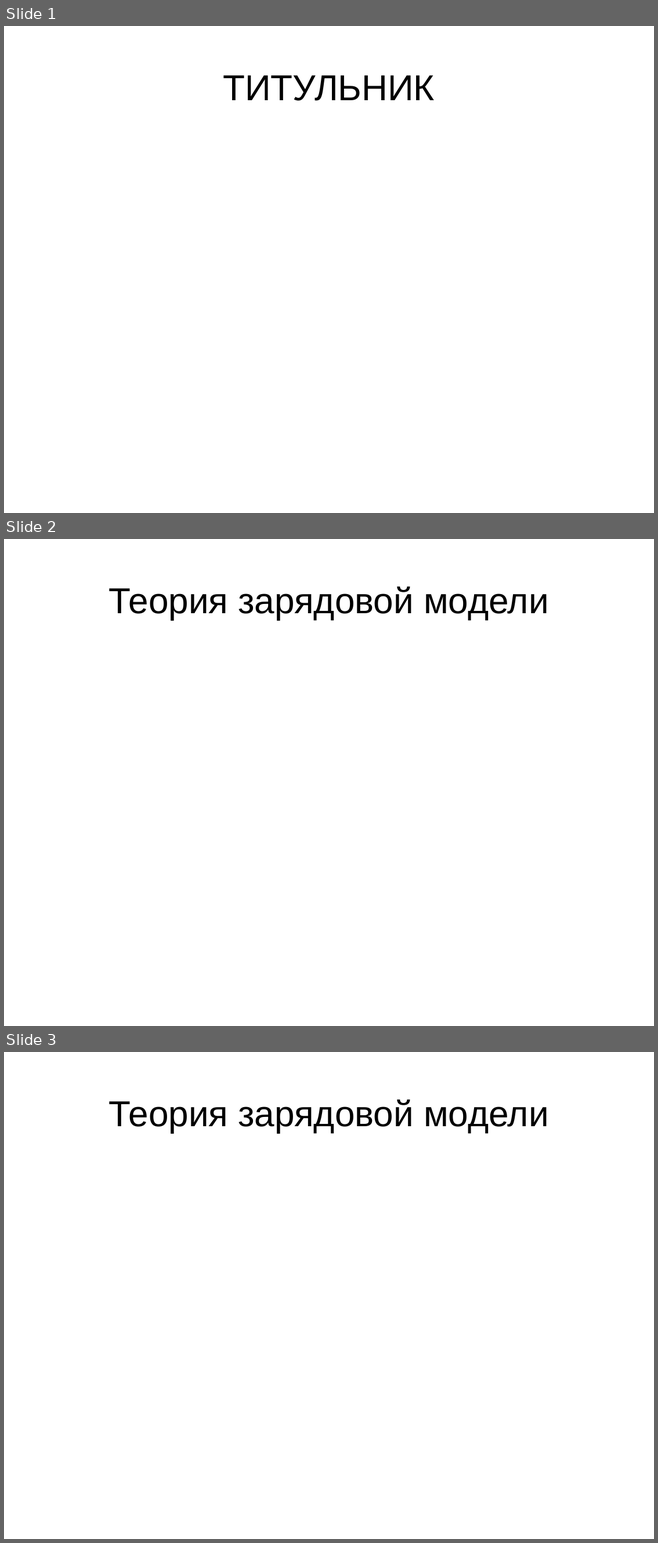
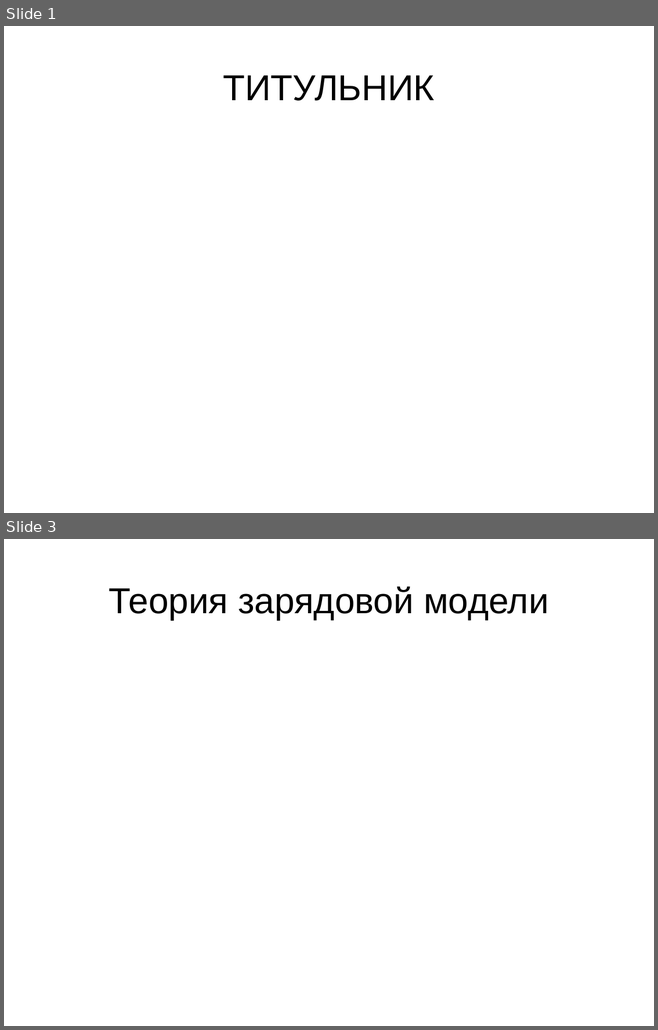
Before and after one commit to demanxd/Disser, a slide deck: Presentaition.odp. Shown one above the other, each under a label of ours: slides 1, 2 and 3 before the commit, slides 1 and 3 after it; the slides between them are not shown. The pictures are 658x1543 and 658x1030 pixels, drawn with LibreOffice and Linux fonts; fonts in the diff are those of the drawing. Boxes give left, top, right and bottom in pixels: in the first picture for what was removed or moved away, otherwise in the second. Text is boxed around its words. In the diff, an @@ line names an element or a change of style, - is before the commit and + after.

```diff
--- a/Presentaition.odp
+++ b/Presentaition.odp
@@ slide 2 removed at <box>4,539,654,1026</box>, background #FFFFFF @@
@@ title removed at <box>108,587,548,620</box> @@
-Теория зарядовой модели
```
Also in this commit, not shown: 1 slide added.
